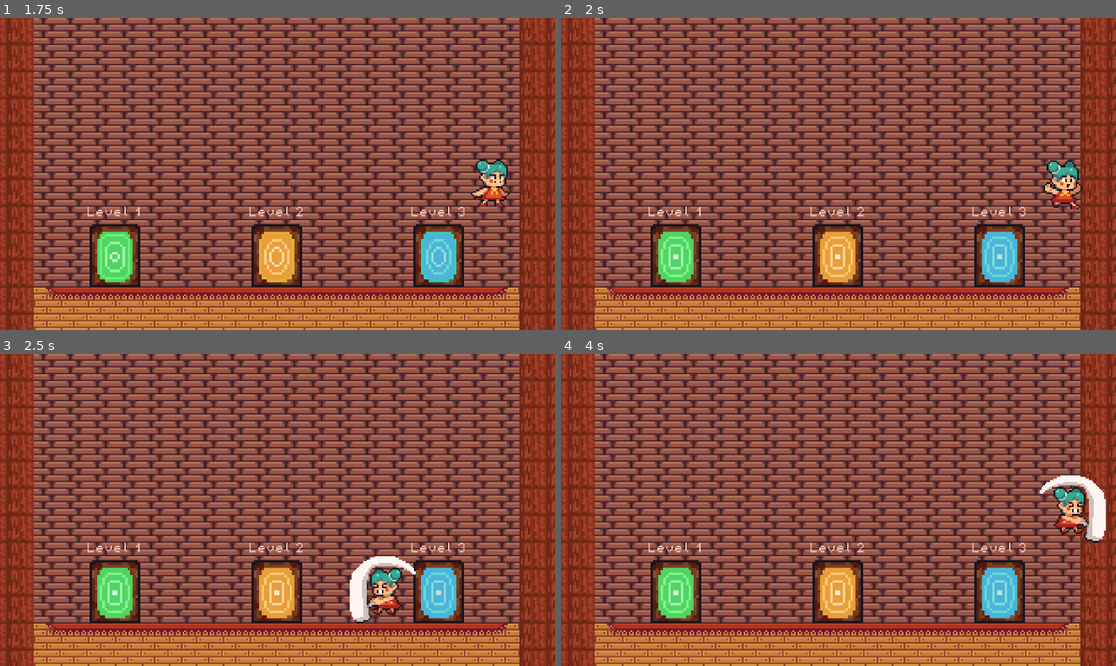
Above: before the commit, frames 1-4 (two rows, left to right).
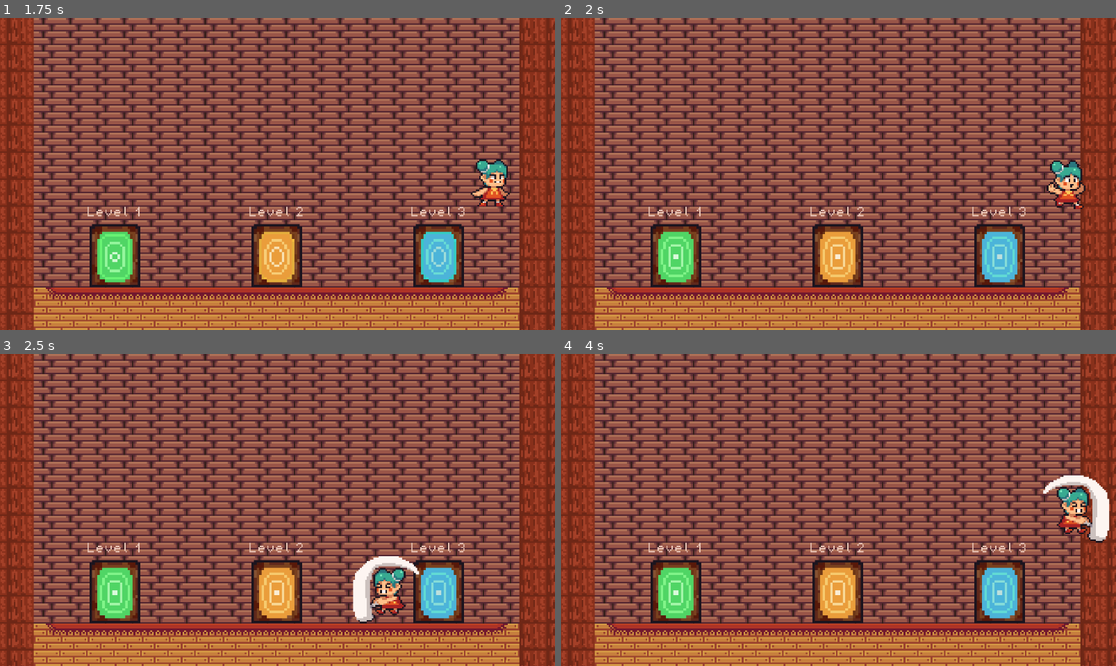
Above: after the commit, the same moments.

Repository: CakeRun/Vaerkstedsuge.github-brug-denne
Game: Godot game, scene res://main scene (start)/main.tscn
The game is run twice, just before and just after one commit, with the same random seed, the same clock (stepped at 60 frames per second) and the same inputs.
Inputs:
- Up to frame 1 (1.75 s): hold D (move_right) from 0.53 s (still down); tap X (attack) at 0.6 s; tap Space (jump) at 0.77, 1.52 s; tap E (enter) at 1.35 s
- Up to frame 2 (2 s): keep holding D (move_right)
- Up to frame 3 (2.5 s): release D (move_right) at 2.03 s; hold A (move_left) from 2.03 s (still down); tap X (attack) at 2.1 s
- Up to frame 4 (4 s): release A (move_left) at 2.78 s; hold D (move_right) from 2.78 s (still down); tap E (enter) at 2.85 s; tap Space (jump) at 3.02, 3.77 s; tap X (attack) at 3.6 s

Frame 1 is identical in both runs. In frame 2, 0.7% of the frame differs, in the area x 86-95%, y 45-62%; in frame 3, 1.1%; in frame 4, 1.1%, in the area x 86-99%, y 38-61%.

Commit message:
Update Player.tscn

Diff:
--- a/GoDot/Player/Player.tscn
+++ b/GoDot/Player/Player.tscn
@@ -198,7 +198,7 @@
 }]
 
 [sub_resource type="RectangleShape2D" id="RectangleShape2D_48hdi"]
-size = Vector2(18, 27)
+size = Vector2(14, 27)
 
 [sub_resource type="CircleShape2D" id="CircleShape2D_qbvet"]
 radius = 24.0
